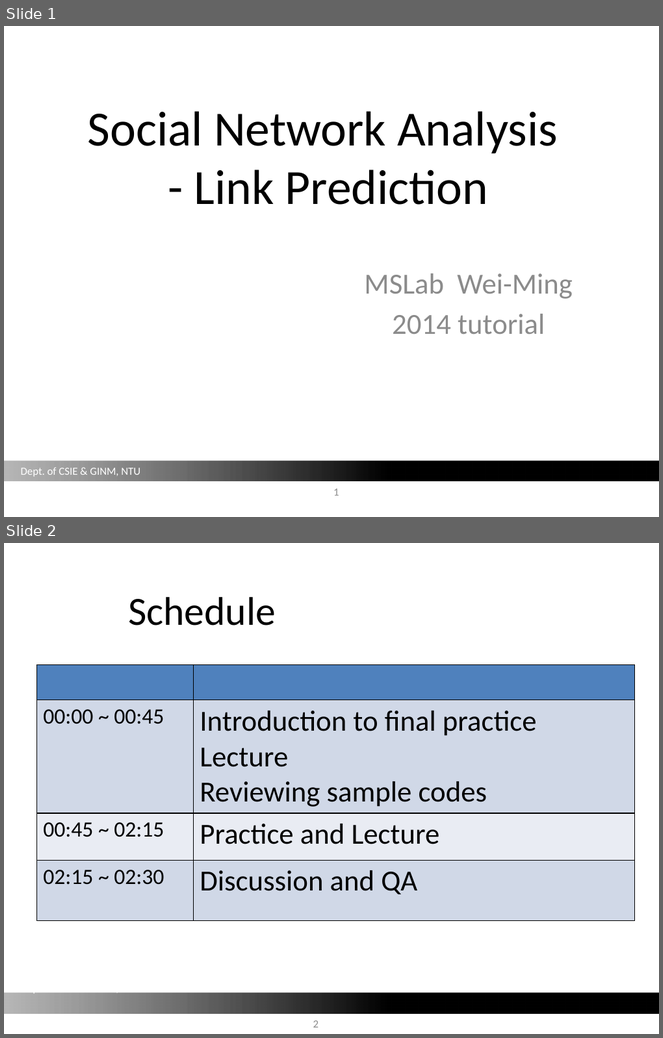
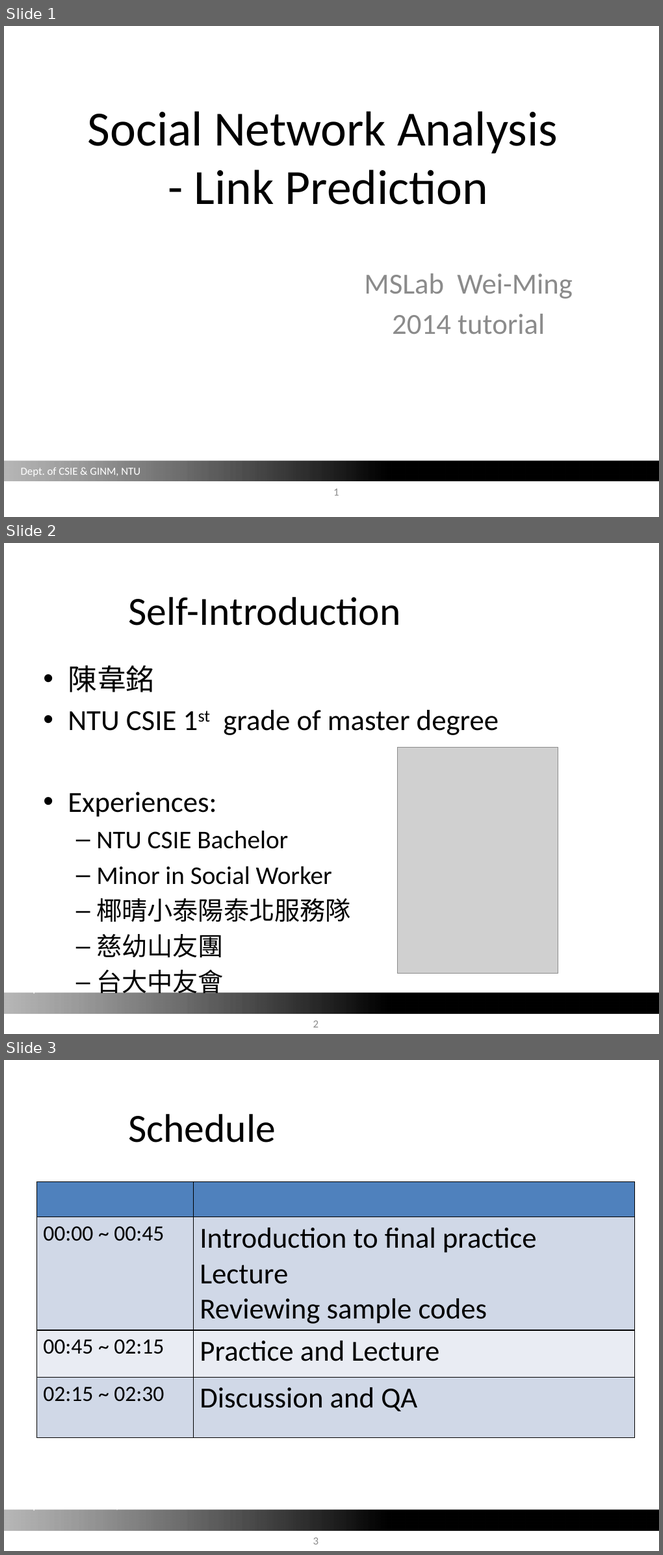
Before and after one commit to barry800414/NetworkX_Tutorial, a slide deck: SNA_Tools_LinkPrediction_v4.pptx. Shown one above the other, each under a label of ours: slides 1 and 2 before the commit, slides 1, 2 and 3 after it. The pictures are 663x1038 and 663x1555 pixels, drawn with LibreOffice and Linux fonts; fonts in the diff are those of the drawing; grey boxes stand for pictures; background and template pictures are left out. Boxes give left, top, right and bottom in pixels: in the first picture for what was removed or moved away, otherwise in the second. Text is boxed around its words. In the diff, an @@ line names an element or a change of style, - is before the commit and + after.

```diff
--- a/SNA_Tools_LinkPrediction_v4.pptx
+++ b/SNA_Tools_LinkPrediction_v4.pptx
@@ slide 2 added at (x1=4, y1=543, x2=659, y2=1034), background #FFFFFF; not listed: 2 template elements that a slide beside it also shows @@
@@ title added at (x1=128, y1=597, x2=401, y2=626), 44 pt, text #000000 @@
+Self-Introduction
@@ text added at (x1=68, y1=665, x2=499, y2=999), 28 pt, text #000000 @@
+• 陳韋銘
+• NTU CSIE 1st grade of master degree
+• Experiences:
+  – NTU CSIE Bachelor
+  – Minor in Social Worker
+  – 椰晴小泰陽泰北服務隊
+  – 慈幼山友團
+  – 台大中友會
@@ picture added at (x1=398, y1=747, x2=558, y2=974) @@
@@ page number added at (x1=313, y1=1021, x2=319, y2=1028), 12 pt, text #8C8C8C @@
+2
@@ what was slide 2 is now slide 3 @@
@@ page number at (x1=313, y1=1538, x2=319, y2=1545): text changed @@
-2
+3
```
Also in this commit, not shown: 7 slides changed, 1 slide removed.
